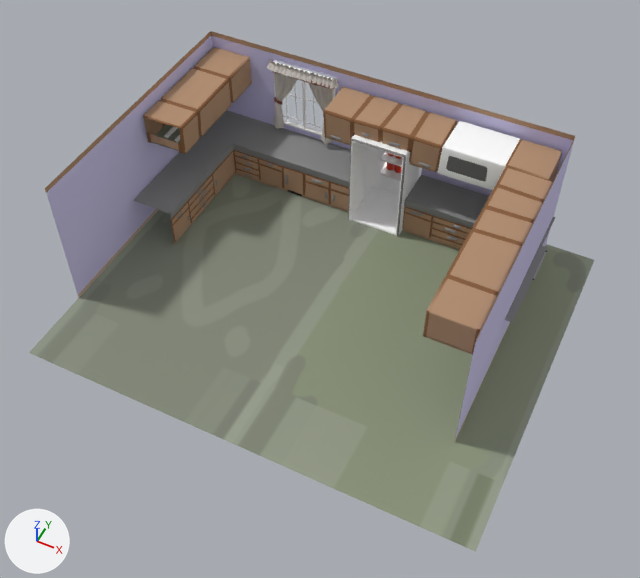
An edit to the glTF model Assets/Kitchen/kitchen_level.gltf, drawn before and after from the same camera.
Rendered twice from a 50 mm camera at (5.8, -13.88, 14.61) aimed at (0.29, -2.87, 0.85). Lighting does not change. The marker at lower left points along +X, +Y and +Z. Where no turn or scale is listed for an object, it has been applied to the vertices.
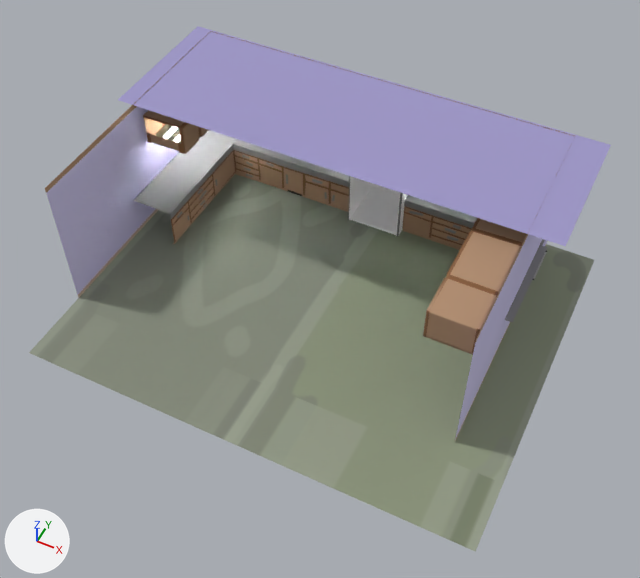
Where the change shows, as pixel boxes (x1, y1, x2, y2) in the pictures (640 x 578 px):
'Plane.005', added: after (118, 26, 611, 246)
'Cylinder.007', recoloured: (164, 126, 177, 138) in both
'Cylinder.008', recoloured: (174, 135, 180, 142) in both
'Cube.018', unchanged, covered by the edit: before (323, 87, 562, 183)
'Cube.049', unchanged, covered by the edit: before (143, 47, 252, 154); after (143, 110, 208, 154)
'Cube.021', unchanged, covered by the edit: before (438, 121, 520, 190)

What the commit changed:
Material 'Material.003' (mat_material_003) is new.
Its base color is (0.0, 0.0, 0.0) (black #000000).
Its metallic is 1.0.
Its roughness is 1.0.
Its emission strength is 24.0.
me_cylinder_007 has 16 vertices, 28 faces and spans x -0.06..0.06, y -1.24..1.24, z -0.06..0.06.
me_cylinder_007 no longer uses material mat_vertex_colors_001 (white #ffffff).
me_cylinder_007 now uses material mat_material_003 (black #000000).
me_cylinder_008 has 16 vertices, 28 faces and spans x -0.06..0.06, y -1.24..1.24, z -0.06..0.06.
me_cylinder_008 no longer uses material mat_vertex_colors_001 (white #ffffff).
me_cylinder_008 now uses material mat_material_003 (black #000000).
Mesh me_plane_003 is new.
It has 4 vertices, 2 faces and spans x -4.02..5.77, y -1.83..1.39, z 0.0.
It uses material mat_vertex_colors.
Object 'Plane.005' (ob_plane_005) is new; it shows me_plane_003.
Its location is (-1.03, -0.01, 3.17).
